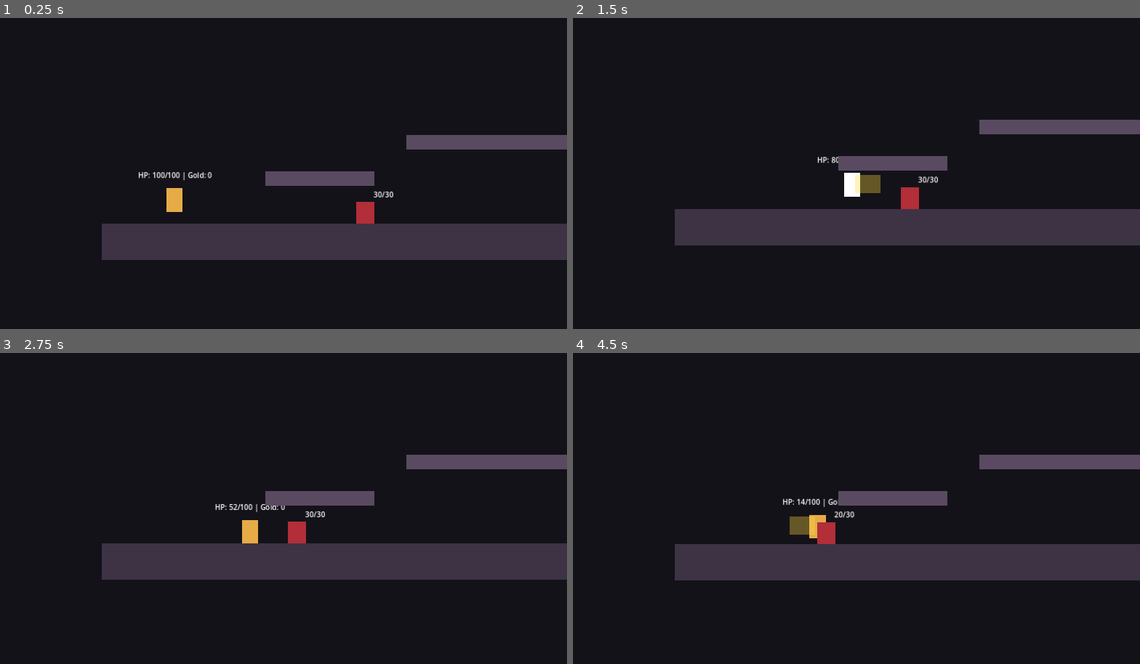
Above: before the commit, frames 1-4 (two rows, left to right).
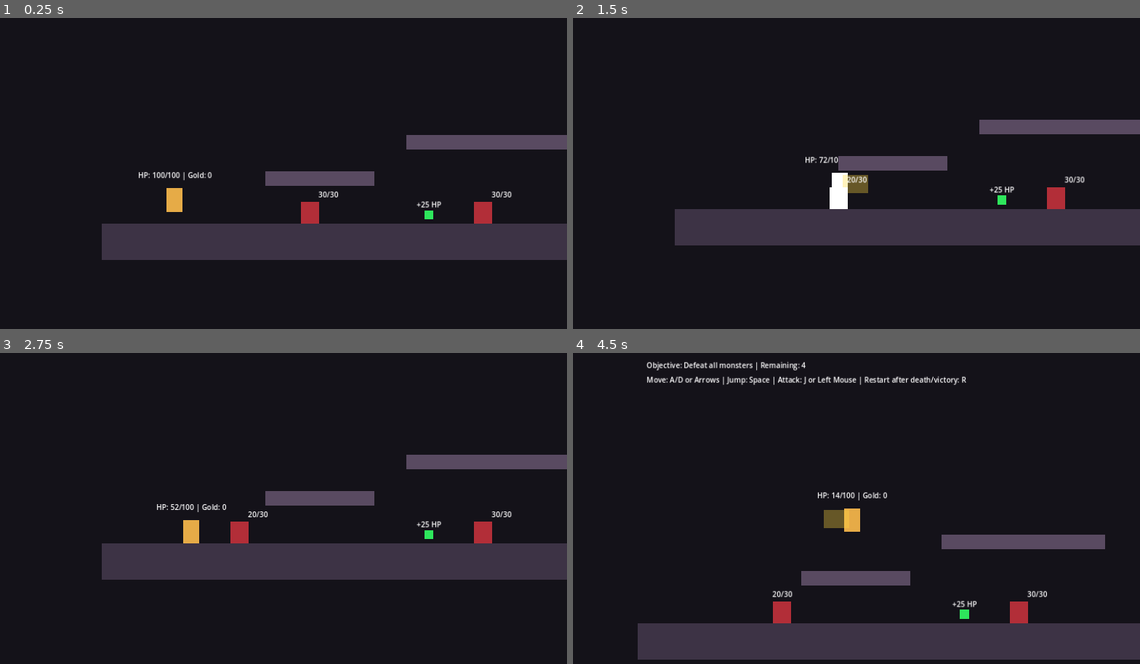
Above: after the commit, the same moments.

Repository: 98longq/relicbound
Game: Godot game, scene res://scenes/levels/test_level.tscn
Two runs of this game, one before a commit and one after it. Both use one fixed random seed, a clock stepped at 60 frames per second and the inputs below.
Inputs (mouse positions are in pixels of both pictures, inside the frame that each line leads up to):
- Up to frame 1 (0.25 s): no input
- Up to frame 2 (1.5 s): tap Enter (ui_accept) at 0.5, 0.77 s; move the mouse to (975, 164) at 0.52 s; hold R 0.53-1.28 s; hold Right (ui_right) from 0.53 s (still down); click (975, 164) at 0.67 s; move the mouse to (731, 198) at 1.27 s; tap Space at 1.35 s; click (731, 198) at 1.42 s
- Up to frame 3 (2.75 s): tap Enter (ui_accept) at 1.52 s; move the mouse to (334, 443) at 2.02 s; release Right (ui_right) at 2.03 s; hold Left (ui_left) from 2.03 s (still down); hold J from 2.03 s (still down); click (334, 443) at 2.17 s
- Up to frame 4 (4.5 s): move the mouse to (822, 583) at 2.77 s; release Left (ui_left) at 2.78 s; release J at 2.78 s; hold Right (ui_right) 2.78-4.28 s; tap R at 2.85 s; click (822, 583) at 2.92 s; tap Enter (ui_accept) at 3.02, 3.77 s; move the mouse to (1020, 564) at 3.52 s; hold Space 3.53-4.28 s; click (1020, 564) at 3.67 s; move the mouse to (675, 468) at 4.27 s; hold Left (ui_left) from 4.28 s (still down); tap J at 4.35 s; click (675, 468) at 4.42 s

The runs differ from the first frame. In frame 1, 0.9% of the frame differs, in the area x 53-91%, y 55-67%; in frame 2, 1.4%; in frame 3, 1.5%; in frame 4, 26%, in the area x 11-100%, y 2-99%.

Commit message:
Build minimal playable level

Diff:
--- a/scenes/levels/test_level.tscn
+++ b/scenes/levels/test_level.tscn
@@ -1,10 +1,13 @@
-[gd_scene load_steps=6 format=3]
+[gd_scene load_steps=9 format=3]
 
-[ext_resource type="PackedScene" path="res://scenes/player/player.tscn" id="1_player"]
-[ext_resource type="PackedScene" path="res://scenes/enemies/test_enemy.tscn" id="2_test_enemy"]
+[ext_resource type="Script" path="res://scripts/systems/level_controller.gd" id="1_level_controller"]
+[ext_resource type="PackedScene" path="res://scenes/player/player.tscn" id="2_player"]
+[ext_resource type="PackedScene" path="res://scenes/enemies/test_enemy.tscn" id="3_test_enemy"]
+[ext_resource type="PackedScene" path="res://scenes/enemies/boss_ruin_guardian.tscn" id="4_boss_ruin_guardian"]
+[ext_resource type="PackedScene" path="res://scenes/items/pickup_health.tscn" id="5_pickup_health"]
 
 [sub_resource type="RectangleShape2D" id="RectangleShape2D_ground"]
-size = Vector2(1600, 80)
+size = Vector2(2200, 80)
 
 [sub_resource type="RectangleShape2D" id="RectangleShape2D_platform_small"]
 size = Vector2(240, 32)
@@ -13,36 +16,63 @@
 size = Vector2(360, 32)
 
 [node name="TestLevel" type="Node2D"]
+script = ExtResource("1_level_controller")
 
 [node name="Background" type="ColorRect" parent="."]
 offset_left = -256.0
 offset_top = -256.0
-offset_right = 2048.0
+offset_right = 2400.0
 offset_bottom = 900.0
 color = Color(0.08, 0.07, 0.1, 1)
+
+[node name="ObjectiveLabel" type="Label" parent="."]
+offset_left = 20.0
+offset_top = 20.0
+offset_right = 660.0
+offset_bottom = 52.0
+text = "Objective: Defeat all monsters"
+
+[node name="ControlsLabel" type="Label" parent="."]
+offset_left = 20.0
+offset_top = 52.0
+offset_right = 780.0
+offset_bottom = 84.0
+text = "Move: A/D or Arrows | Jump: Space | Attack: J or Left Mouse | Restart after death/victory: R"
 
 [node name="PlayerSpawn" type="Marker2D" parent="."]
 position = Vector2(160, 520)
 
-[node name="Player" parent="." instance=ExtResource("1_player")]
+[node name="Player" parent="." instance=ExtResource("2_player")]
 position = Vector2(160, 520)
 
-[node name="EnemySpawn" type="Marker2D" parent="."]
-position = Vector2(620, 592)
+[node name="EnemyA" parent="." instance=ExtResource("3_test_enemy")]
+position = Vector2(520, 592)
 
-[node name="TestEnemy" parent="." instance=ExtResource("2_test_enemy")]
-position = Vector2(620, 592)
+[node name="EnemyB" parent="." instance=ExtResource("3_test_enemy")]
+position = Vector2(880, 592)
+
+[node name="EnemyC" parent="." instance=ExtResource("3_test_enemy")]
+position = Vector2(1190, 592)
+
+[node name="BossRuinGuardian" parent="." instance=ExtResource("4_boss_ruin_guardian")]
+position = Vector2(1640, 592)
+
+[node name="PickupHealthA" parent="." instance=ExtResource("5_pickup_health")]
+position = Vector2(720, 580)
+
+[node name="PickupHealthB" parent="." instance=ExtResource("5_pickup_health")]
+position = Vector2(1380, 580)
 
 [node name="Ground" type="StaticBody2D" parent="."]
-position = Vector2(800, 640)
+position = Vector2(1100, 640)
 
 [node name="CollisionShape2D" type="CollisionShape2D" parent="Ground"]
 shape = SubResource("RectangleShape2D_ground")
 
 [node name="Visual" type="ColorRect" parent="Ground"]
-offset_left = -800.0
+offset_left = -1100.0
 offset_top = -40.0
-offset_right = 800.0
+offset_right = 1100.0
 offset_bottom = 40.0
 color = Color(0.24, 0.2, 0.27, 1)
 
